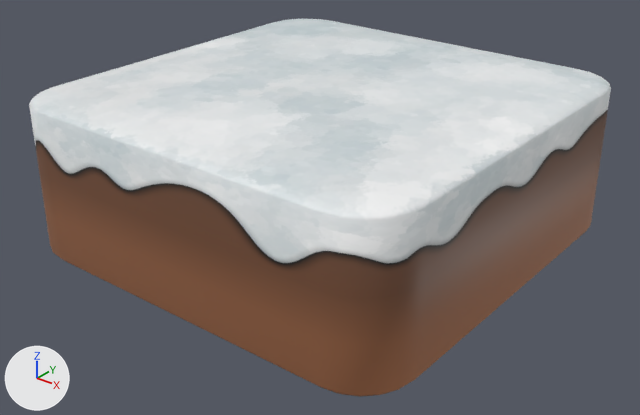
Two versions of the FBX model Assets/BlockingMontaña/No Tocar/FBX/8x8.fbx, one commit apart.
The view is the same before and after, from a 50 mm camera at (9.5, -12.09, 4.97) aimed at (0.13, -0.38, -2.29). The axes (+X, +Y, +Z) are drawn at lower left. The lights are the same throughout. The older version comes first. Where no turn or scale is listed for an object, it has been applied to the vertices.

Before the edit, the objects in view are built like this:
```python
me_cube_097 = bpy.data.meshes.new('Cube.097')
me_cube_097.from_pydata(...)  # 180 vertices, 170 faces; spans x -4.0..4.0, y -4.0..4.0, z -3.0..0.0
me_cube_097.materials.append(mat_4x4)  # picture img_4x4_low_4x4_basemap_png
ob_8x8_low = bpy.data.objects.new('8x8_low', me_cube_097)
ob_8x8_low.location = (0.0, 0.0, 0.0)
```
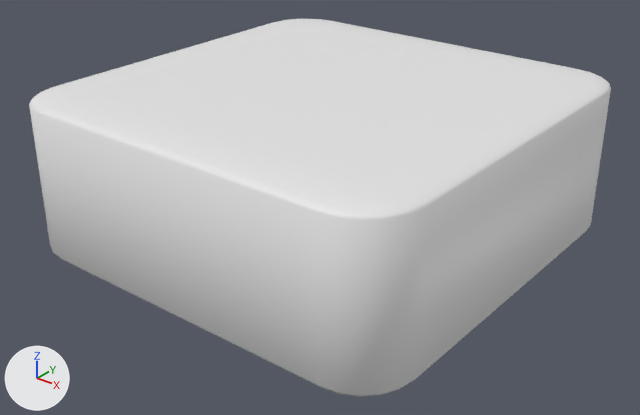
The newer file is also turned or shifted as a whole; pictures and numbers use the older file's frame.

Edits to the bpy script that builds the scene:
```text
Change me_cube_097:
    where me_cube_097.from_pydata(...)  # 180 vertices, 170 faces; spans x -4.0..4.0, y -4.0..4.0, z -3.0..0.0
    remove me_cube_097.materials.append(mat_4x4)  # picture img_4x4_low_4x4_basemap_png
```

Boxes [x1, y1, x2, y2] around the edits, measured in the pictures (640 x 415 px):
'8x8_low', recoloured (lighter): [34, 19, 610, 397] in both
